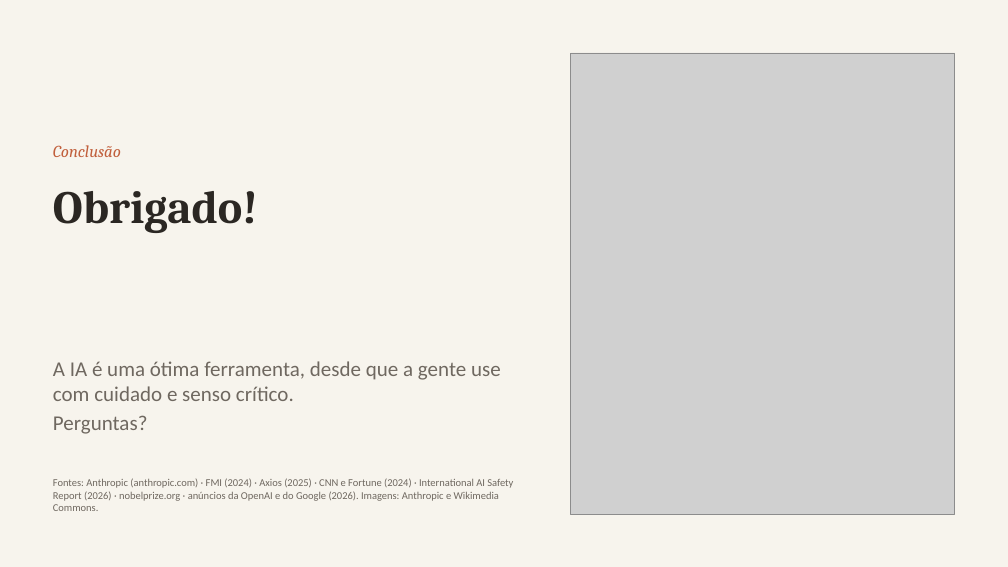
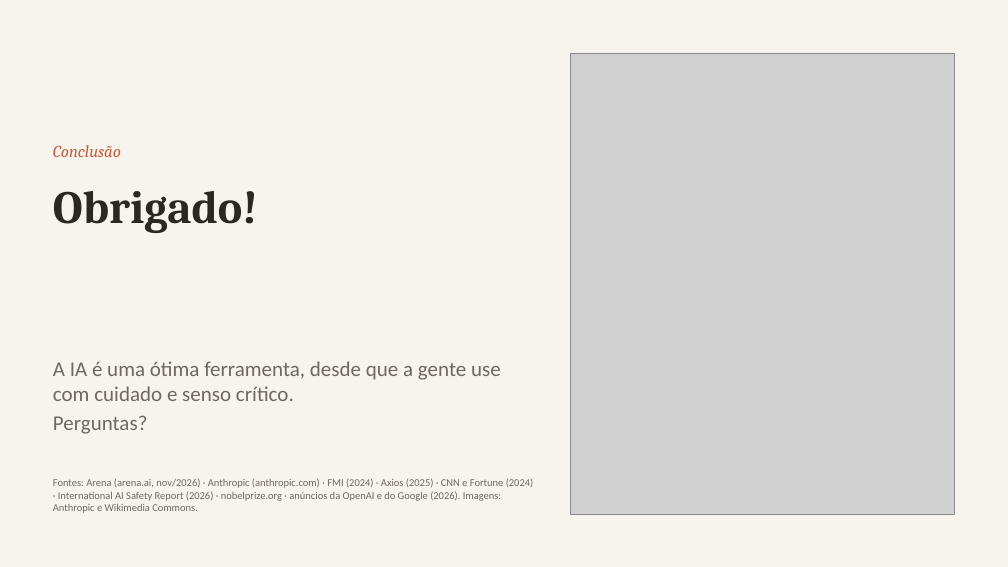
Before and after one commit to ArkhamKnight15/claude, a slide deck: slide 11 of apresentacao-ia/IA - Anthropic - Claude.pptx (slide 10 before the commit). Drawn at 1008x567 pixels with LibreOffice and Linux fonts; fonts in the diff are those of the drawing; grey boxes stand for pictures. Boxes give left, top, right and bottom in pixels: in the first picture for what was removed or moved away, otherwise in the second. Text is boxed around its words. In the diff, an @@ line names an element or a change of style, - is before the commit and + after.

```diff
--- a/apresentacao-ia/IA - Anthropic - Claude.pptx
+++ b/apresentacao-ia/IA - Anthropic - Claude.pptx
@@ text at [53, 478, 534, 513]: text changed @@
-Fontes: Anthropic (anthropic.com) · FMI (2024) · Axios (2025) · CNN e Fortune (2024) · International AI Safety Report (2026) · nobelprize.org · anúncios da OpenAI e do Google (2026). Imagens: Anthropic e Wikimedia Commons.
+Fontes: Arena (arena.ai, nov/2026) · Anthropic (anthropic.com) · FMI (2024) · Axios (2025) · CNN e Fortune (2024) · International AI Safety Report (2026) · nobelprize.org · anúncios da OpenAI e do Google (2026). Imagens: Anthropic e Wikimedia Commons.
```
Also in this commit, not shown: 7 other slides changed, 2 slides added, 1 slide removed, 1 other file.
